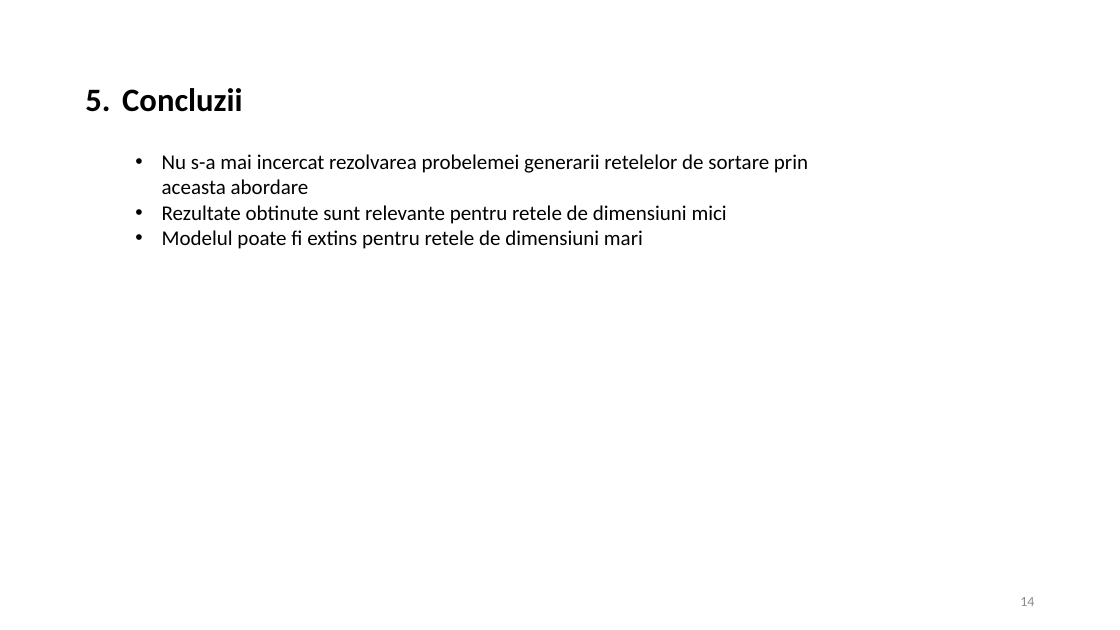
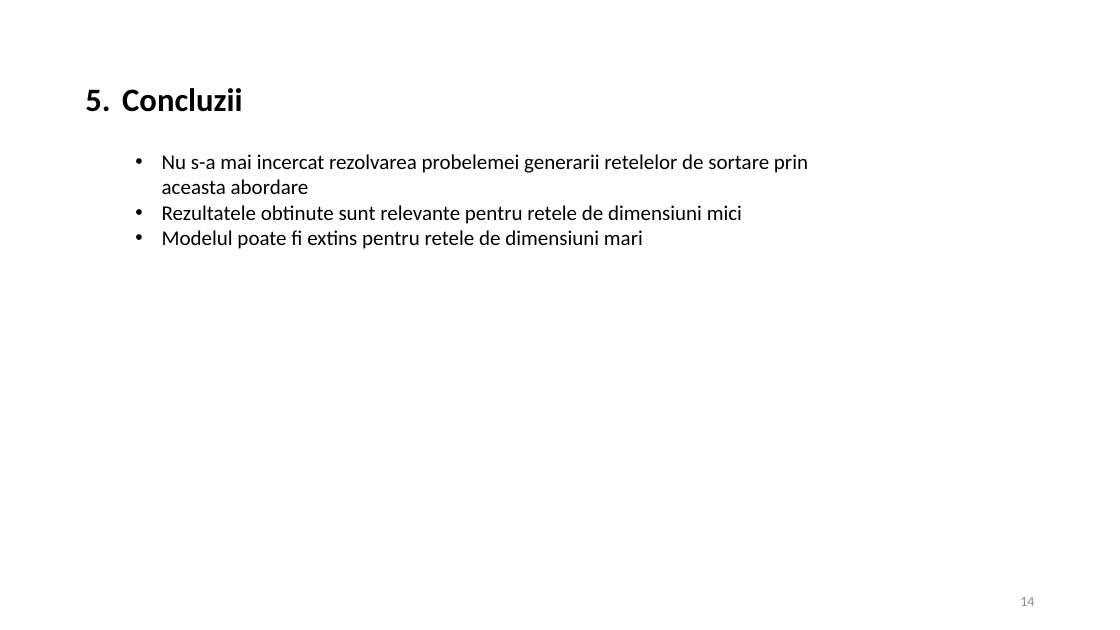
Before and after one commit to cristid9/bachelor-thesis-2018, a slide deck: slide 14 of Licenta2018DanilaMariusCristian/prezentare.pptx. Drawn at 1120x630 pixels with LibreOffice and Linux fonts; fonts in the diff are those of the drawing. Boxes give left, top, right and bottom in pixels: in the first picture for what was removed or moved away, otherwise in the second. Text is boxed around its words. In the diff, an @@ line names an element or a change of style, - is before the commit and + after.

Commit message:
Update ppt

```diff
--- a/Licenta2018DanilaMariusCristian/prezentare.pptx
+++ b/Licenta2018DanilaMariusCristian/prezentare.pptx
@@ text at (162, 205, 742, 224): text changed @@
-• Rezultate obtinute sunt relevante pentru retele de dimensiuni mici
+• Rezultatele obtinute sunt relevante pentru retele de dimensiuni mici
```
Also in this commit, not shown: 4 other slides changed.
